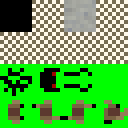
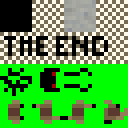
The second 128 x 128 image is a revision of the first. Changes to its layers:
added layer "Lager" above "Bakgrund" over [left=4, top=36, right=108, bottom=56]
